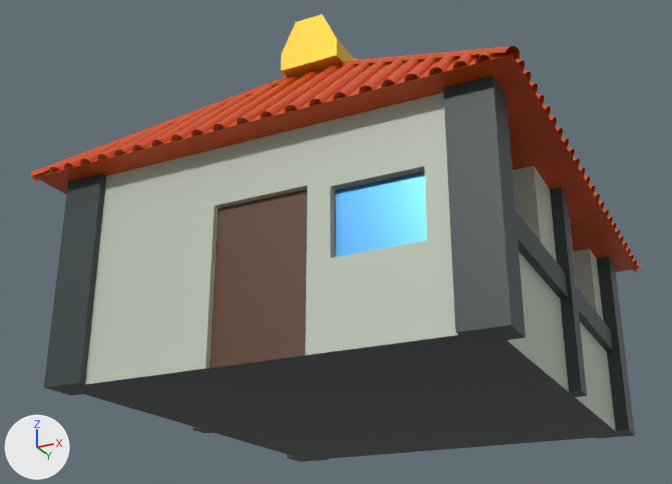
The glTF model PokemonGLT/Casa1.glb: old version first, new version second.
Camera for both pictures: a 50 mm camera at (4.75, -10.55, -2.34) aimed at (-0.43, -0.19, 2.33). Arrows for +X, +Y and +Z are at lower left; the lights stay in place. Where no turn or scale is listed for an object, it has been applied to the vertices. Vertices at the same position are counted once.

Names of what the first picture shows: 'Base', 'Ventanas'.
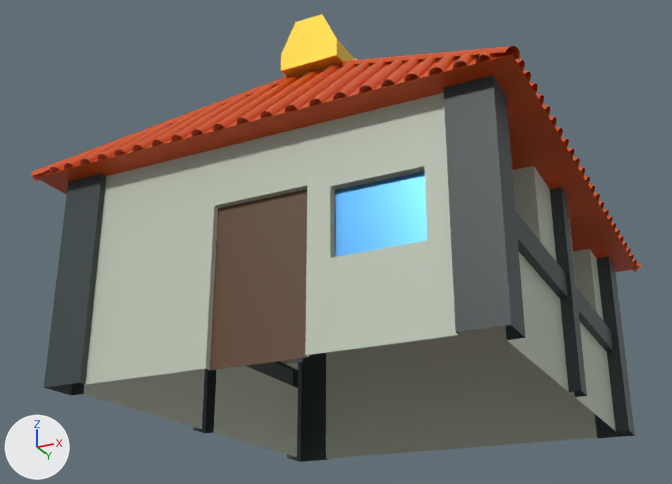
Where the newer file only moved an object's origin or applied its transform, the numbers keep the older frame.

Changed parts and their boxes [x1, y1, x2, y2] in the pictures (672 x 484 px):
part 1 of me_casa_simple_026, deleted (black): before [51, 328, 633, 461]

The change in detail:
me_casa_simple_026 is used by ob_base; location (0.0, 0.0, 0.0).
me_casa_simple_026 had 4065 vertices, 4496 faces and spanned x -2.99..2.99, y -3.3..3.3, z 0.01..4.73.
me_casa_simple_026 now has 4035 vertices, 4305 faces and spans x -2.99..2.99, y -3.3..3.3, z 0.01..4.73.
me_casa_simple_026 part 1: 15 vertices removed from x -2.56..2.56, y -2.5..2.5, z 0.01.
